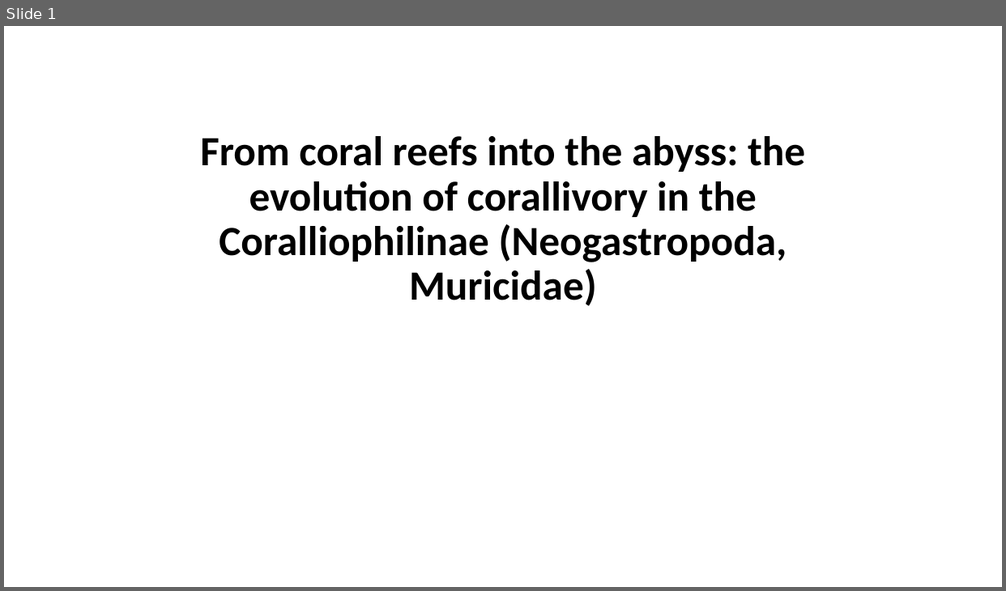
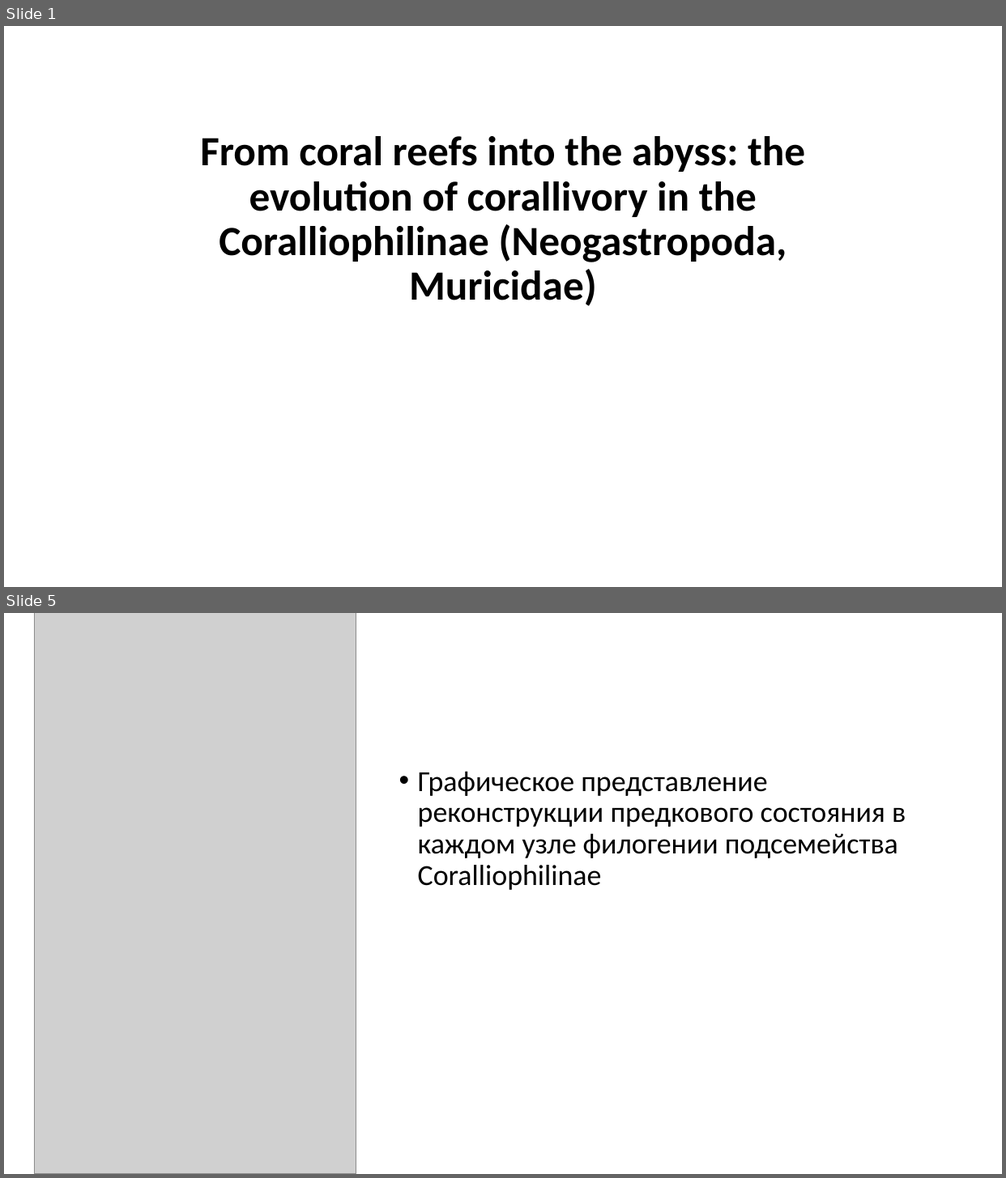
Before and after one commit to kagayaku29/phylogenetics_2024, a slide deck: Presentation.pptx. Shown one above the other, each under a label of ours: slide 1 before the commit, slides 1 and 5 after it; the slides between them are not shown. The pictures are 1006x591 and 1006x1178 pixels, drawn with LibreOffice and Linux fonts; fonts in the diff are those of the drawing; grey boxes stand for pictures. Boxes give left, top, right and bottom in pixels: in the first picture for what was removed or moved away, otherwise in the second. Text is boxed around its words. In the diff, an @@ line names an element or a change of style, - is before the commit and + after.

```diff
--- a/Presentation.pptx
+++ b/Presentation.pptx
@@ slide 5 added at [4, 613, 1002, 1174], background #FFFFFF @@
@@ picture added at [34, 613, 356, 1174] @@
@@ text added at [418, 771, 906, 890], 28 pt, text #000000 @@
+• Графическое представление реконструкции предкового состояния в каждом узле филогении подсемейства Coralliophilinae
```
Also in this commit, not shown: 4 other slides added, 3 slides removed.
